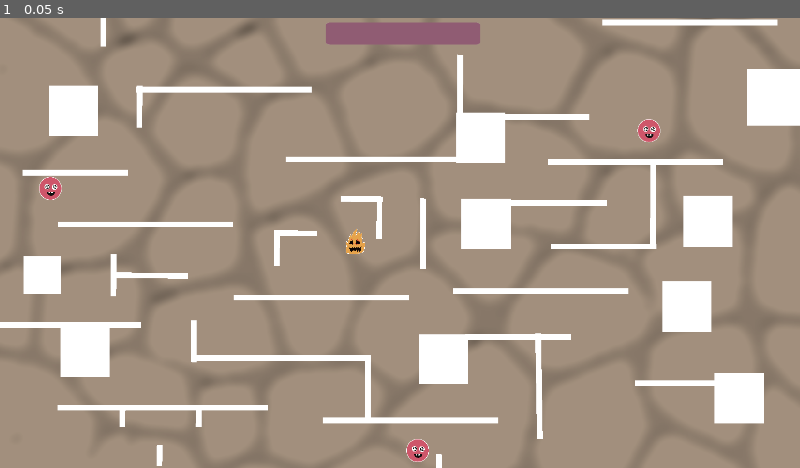
Above: before the commit, frame 1.
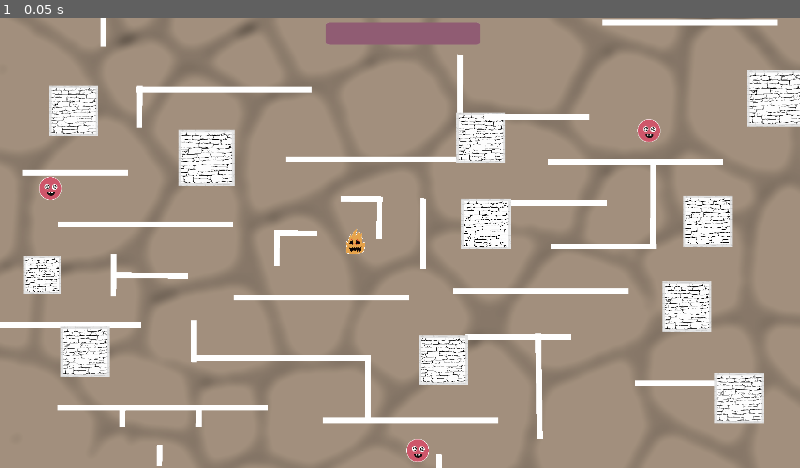
Above: after the commit, the same moment.

Repository: s-france/GGJ2024GoombaGame
Game: Godot game, scene res://scene2D.tscn
Same seed, same stepped clock (60 frames per second), same inputs: the game is played once before the commit and once after it. This scene is started directly instead of the project's main scene.
Inputs:
- Up to frame 1 (0.05 s): no input

The runs differ from the first frame. In frame 1, 3.4% of the frame differs, in the area x 3-100%, y 11-90%.

Commit message:
square texture

Diff:
--- a/GoombaGame/scene2D.tscn
+++ b/GoombaGame/scene2D.tscn
@@ -7,7 +7,8 @@
 [ext_resource type="Texture2D" uid="uid://7ccwnyyp3ogj" path="res://assets/CastleFloor.png" id="2_vrev5"]
 [ext_resource type="AudioStream" uid="uid://0x0lrql8w2pk" path="res://TaggleTog2.wav" id="5_kawy7"]
 [ext_resource type="Script" path="res://Music.gd" id="6_x23r3"]
-[ext_resource type="PackedScene" uid="uid://dn1jm1eoa03hb" path="res://time_left.tscn" id="8_42a1c"]
+[ext_resource type="Texture2D" uid="uid://c8f2q2nav2675" path="res://bricksquare (1).png" id="8_2yhgk"]
+[ext_resource type="PackedScene" path="res://time_left.tscn" id="8_42a1c"]
 
 [sub_resource type="RectangleShape2D" id="RectangleShape2D_ivxac"]
 size = Vector2(186, 2685)
@@ -663,7 +664,8 @@
 offset_top = -271.964
 offset_right = 2872.5
 offset_bottom = -216.964
-expand_mode = 1
+texture = ExtResource("8_2yhgk")
+expand_mode = 3
 
 [node name="StaticBody2D32" type="StaticBody2D" parent="."]
 position = Vector2(-3589, 3212)
@@ -675,11 +677,13 @@
 shape = SubResource("RectangleShape2D_b7m48")
 debug_color = Color(0, 0.6, 0.701961, 0.419608)
 
-[node name="ColorRect" type="ColorRect" parent="StaticBody2D32"]
-offset_left = 1187.5
-offset_top = -271.964
-offset_right = 2872.5
-offset_bottom = -216.964
+[node name="ColorRect2" type="TextureRect" parent="StaticBody2D32"]
+offset_left = 1187.5
+offset_top = -271.964
+offset_right = 2872.5
+offset_bottom = -216.964
+texture = ExtResource("8_2yhgk")
+expand_mode = 3
 
 [node name="StaticBody2D33" type="StaticBody2D" parent="."]
 position = Vector2(-3867, 1903)
@@ -691,11 +695,13 @@
 shape = SubResource("RectangleShape2D_stdf3")
 debug_color = Color(0, 0.6, 0.701961, 0.419608)
 
-[node name="ColorRect" type="ColorRect" parent="StaticBody2D33"]
-offset_left = 1187.5
-offset_top = -271.964
-offset_right = 2872.5
-offset_bottom = -216.964
+[node name="ColorRect2" type="TextureRect" parent="StaticBody2D33"]
+offset_left = 1187.5
+offset_top = -271.964
+offset_right = 2872.5
+offset_bottom = -216.964
+texture = ExtResource("8_2yhgk")
+expand_mode = 3
 
 [node name="StaticBody2D46" type="StaticBody2D" parent="."]
 position = Vector2(-3699, 897)
@@ -707,11 +713,13 @@
 shape = SubResource("RectangleShape2D_b7m48")
 debug_color = Color(0, 0.6, 0.701961, 0.419608)
 
-[node name="ColorRect" type="ColorRect" parent="StaticBody2D46"]
-offset_left = 1187.5
-offset_top = -271.964
-offset_right = 2872.5
-offset_bottom = -216.964
+[node name="ColorRect" type="TextureRect" parent="StaticBody2D46"]
+offset_left = 1187.5
+offset_top = -271.964
+offset_right = 2872.5
+offset_bottom = -216.964
+texture = ExtResource("8_2yhgk")
+expand_mode = 2
 
 [node name="StaticBody2D47" type="StaticBody2D" parent="."]
 position = Vector2(212, 1159)
@@ -723,11 +731,13 @@
 shape = SubResource("RectangleShape2D_b7m48")
 debug_color = Color(0, 0.6, 0.701961, 0.419608)
 
-[node name="ColorRect" type="ColorRect" parent="StaticBody2D47"]
-offset_left = 1187.5
-offset_top = -271.964
-offset_right = 2872.5
-offset_bottom = -216.964
+[node name="ColorRect2" type="TextureRect" parent="StaticBody2D47"]
+offset_left = 1187.5
+offset_top = -271.964
+offset_right = 2872.5
+offset_bottom = -216.964
+texture = ExtResource("8_2yhgk")
+expand_mode = 3
 
 [node name="StaticBody2D48" type="StaticBody2D" parent="."]
 position = Vector2(2691, 3659)
@@ -739,11 +749,13 @@
 shape = SubResource("RectangleShape2D_b7m48")
 debug_color = Color(0, 0.6, 0.701961, 0.419608)
 
-[node name="ColorRect" type="ColorRect" parent="StaticBody2D48"]
-offset_left = 1187.5
-offset_top = -271.964
-offset_right = 2872.5
-offset_bottom = -216.964
+[node name="ColorRect2" type="TextureRect" parent="StaticBody2D48"]
+offset_left = 1187.5
+offset_top = -271.964
+offset_right = 2872.5
+offset_bottom = -216.964
+texture = ExtResource("8_2yhgk")
+expand_mode = 3
 
 [node name="StaticBody2D50" type="StaticBody2D" parent="."]
 position = Vector2(2389, 1958)
@@ -755,11 +767,13 @@
 shape = SubResource("RectangleShape2D_b7m48")
 debug_color = Color(0, 0.6, 0.701961, 0.419608)
 
-[node name="ColorRect" type="ColorRect" parent="StaticBody2D50"]
-offset_left = 1187.5
-offset_top = -271.964
-offset_right = 2872.5
-offset_bottom = -216.964
+[node name="ColorRect2" type="TextureRect" parent="StaticBody2D50"]
+offset_left = 1187.5
+offset_top = -271.964
+offset_right = 2872.5
+offset_bottom = -216.964
+texture = ExtResource("8_2yhgk")
+expand_mode = 3
 
 [node name="StaticBody2D49" type="StaticBody2D" parent="."]
 position = Vector2(2188, 2779)
@@ -771,11 +785,13 @@
 shape = SubResource("RectangleShape2D_b7m48")
 debug_color = Color(0, 0.6, 0.701961, 0.419608)
 
-[node name="ColorRect" type="ColorRect" parent="StaticBody2D49"]
-offset_left = 1187.5
-offset_top = -271.964
-offset_right = 2872.5
-offset_bottom = -216.964
+[node name="ColorRect2" type="TextureRect" parent="StaticBody2D49"]
+offset_left = 1187.5
+offset_top = -271.964
+offset_right = 2872.5
+offset_bottom = -216.964
+texture = ExtResource("8_2yhgk")
+expand_mode = 3
 
 [node name="StaticBody2D41" type="StaticBody2D" parent="."]
 position = Vector2(261, 1984)
@@ -787,11 +803,13 @@
 shape = SubResource("RectangleShape2D_b7m48")
 debug_color = Color(0, 0.6, 0.701961, 0.419608)
 
-[node name="ColorRect" type="ColorRect" parent="StaticBody2D41"]
-offset_left = 1187.5
-offset_top = -271.964
-offset_right = 2872.5
-offset_bottom = -216.964
+[node name="ColorRect2" type="TextureRect" parent="StaticBody2D41"]
+offset_left = 1187.5
+offset_top = -271.964
+offset_right = 2872.5
+offset_bottom = -216.964
+texture = ExtResource("8_2yhgk")
+expand_mode = 3
 
 [node name="StaticBody2D24" type="StaticBody2D" parent="."]
 position = Vector2(-150, 3244)
@@ -803,11 +821,13 @@
 shape = SubResource("RectangleShape2D_b7m48")
 debug_color = Color(0, 0.6, 0.701961, 0.419608)
 
-[node name="ColorRect" type="ColorRect" parent="StaticBody2D24"]
-offset_left = 1187.5
-offset_top = -272.773
-offset_right = 2872.5
-offset_bottom = -217.773
+[node name="ColorRect2" type="TextureRect" parent="StaticBody2D24"]
+offset_left = 1187.5
+offset_top = -271.964
+offset_right = 2872.5
+offset_bottom = -216.964
+texture = ExtResource("8_2yhgk")
+expand_mode = 3
 
 [node name="StaticBody2D51" type="StaticBody2D" parent="."]
 position = Vector2(2953, 1032)
@@ -819,11 +839,13 @@
 shape = SubResource("RectangleShape2D_b7m48")
 debug_color = Color(0, 0.6, 0.701961, 0.419608)
 
-[node name="ColorRect" type="ColorRect" parent="StaticBody2D51"]
-offset_left = 1187.5
-offset_top = -272.773
-offset_right = 2872.5
-offset_bottom = -217.773
+[node name="ColorRect2" type="TextureRect" parent="StaticBody2D51"]
+offset_left = 1187.5
+offset_top = -271.964
+offset_right = 2872.5
+offset_bottom = -216.964
+texture = ExtResource("8_2yhgk")
+expand_mode = 3
 
 [node name="StaticBody2D21" type="StaticBody2D" parent="."]
 position = Vector2(-4333, -426)
Binary file added: GoombaGame/bricksquare (1).png
Not shown, added: GoombaGame/bricksquare (1).png.import
Not shown: 1 places in GoombaGame/scene2D.tscn that only renumber resources
